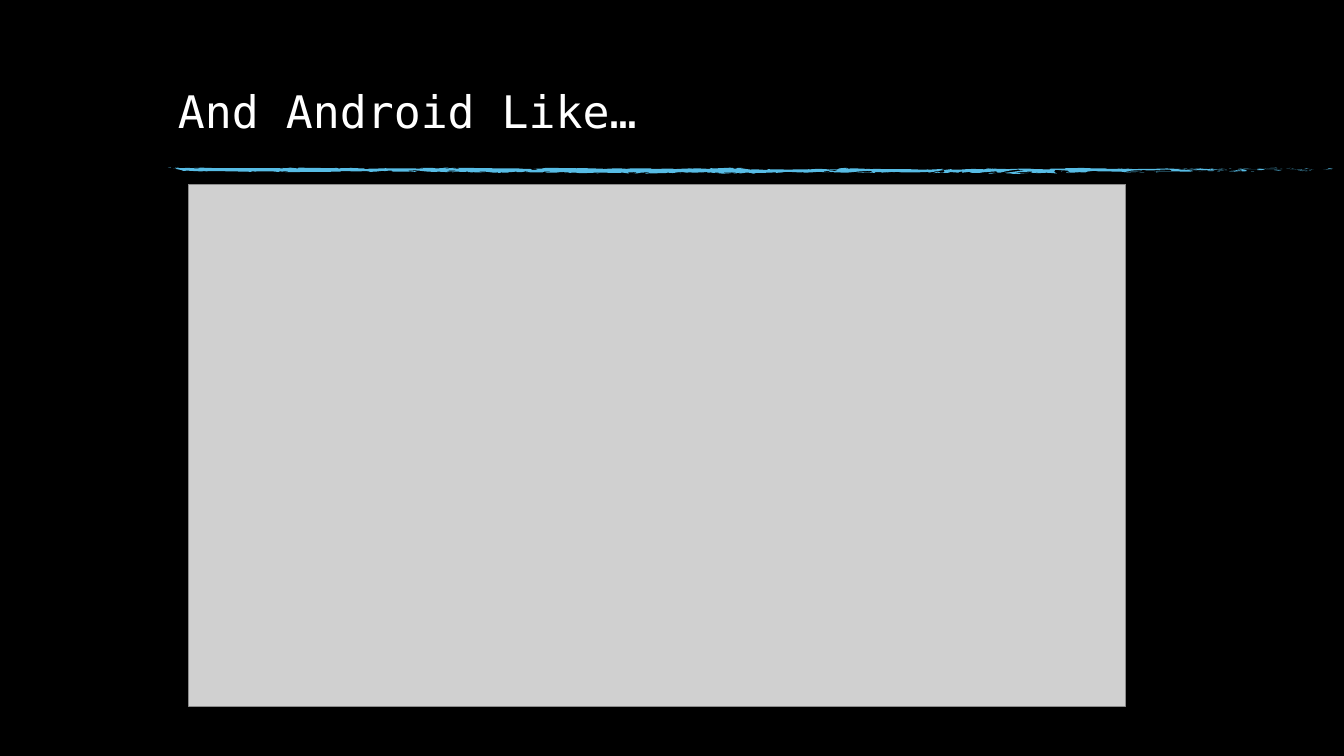
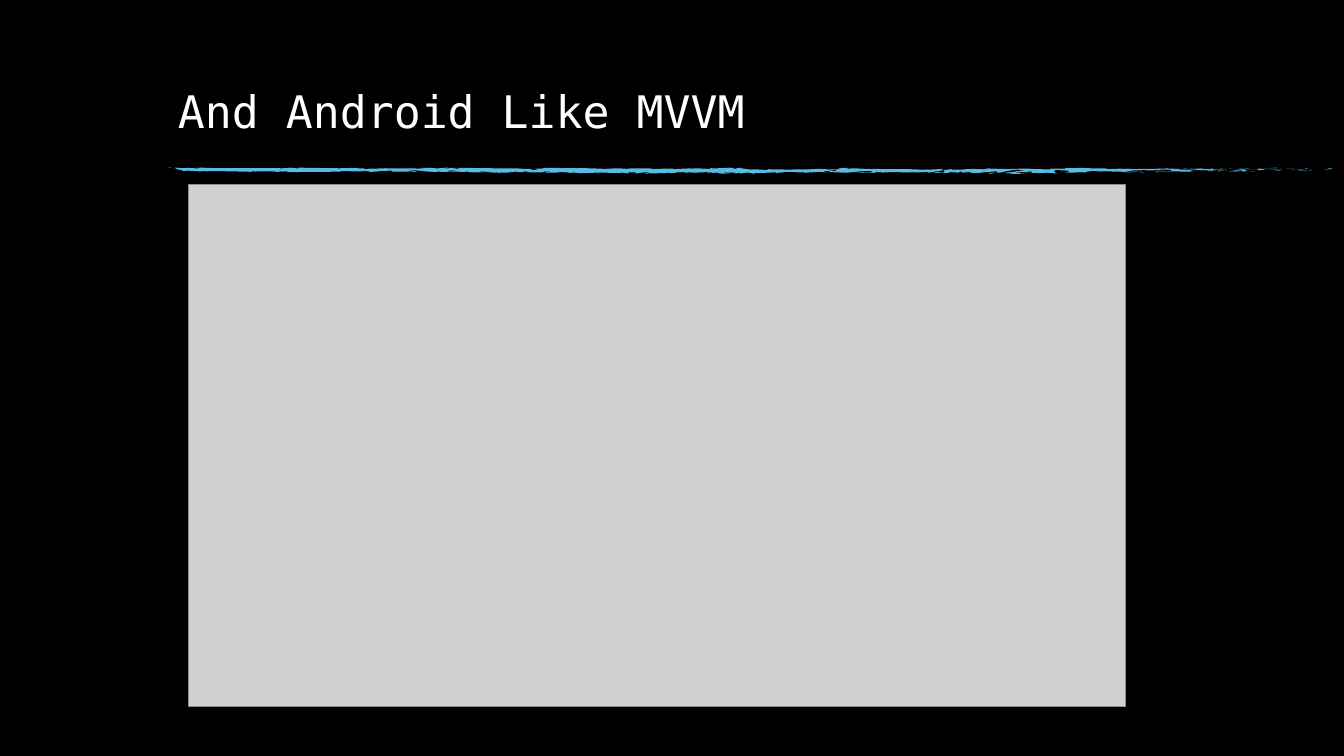
Before and after one commit to sanathe06/meetup2018-02-22, a slide deck: slide 4 of Android Architecture Components.pptx. Drawn at 1344x756 pixels with LibreOffice and Linux fonts; fonts in the diff are those of the drawing; grey boxes stand for pictures; background and template pictures are left out. Boxes give left, top, right and bottom in pixels: in the first picture for what was removed or moved away, otherwise in the second. Text is boxed around its words. In the diff, an @@ line names an element or a change of style, - is before the commit and + after.

```diff
--- a/Android Architecture Components.pptx
+++ b/Android Architecture Components.pptx
@@ title at (178,94,745,129): text changed @@
-And Android Like…
+And Android Like MVVM
```
Also in this commit, not shown: 3 other slides changed, 12 slides added, 3 slides removed, 22 other files.
